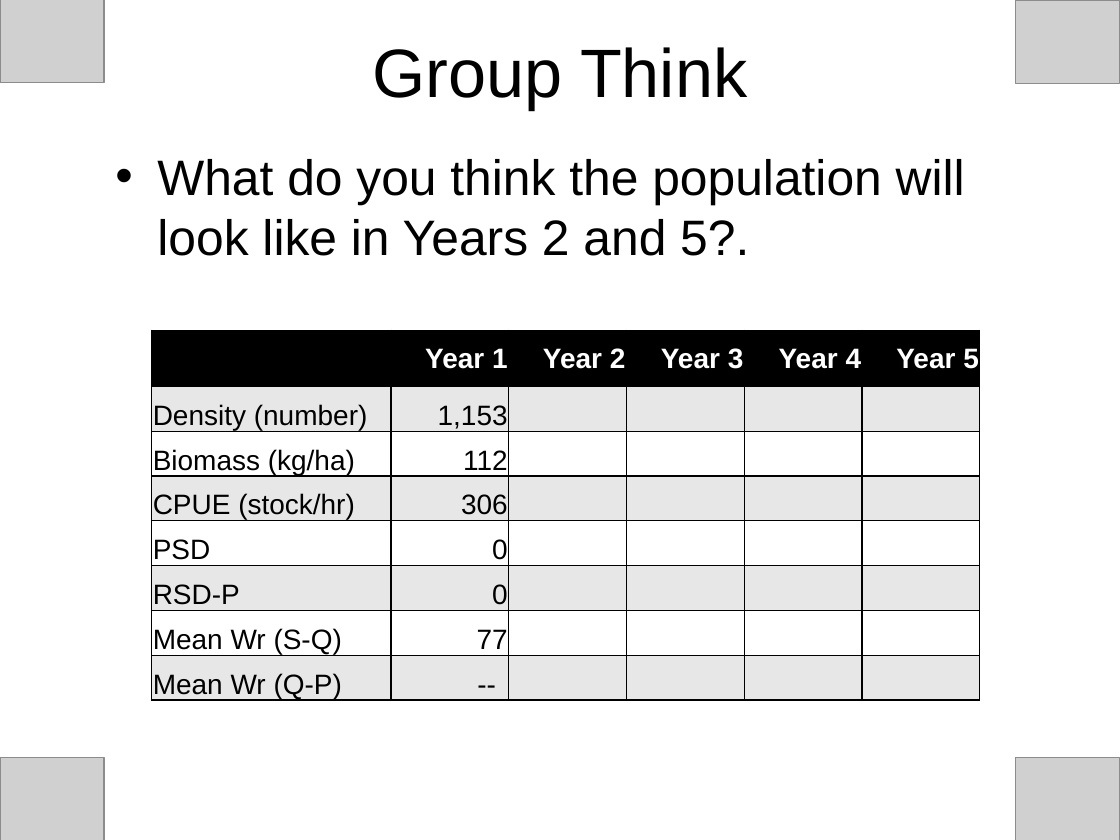
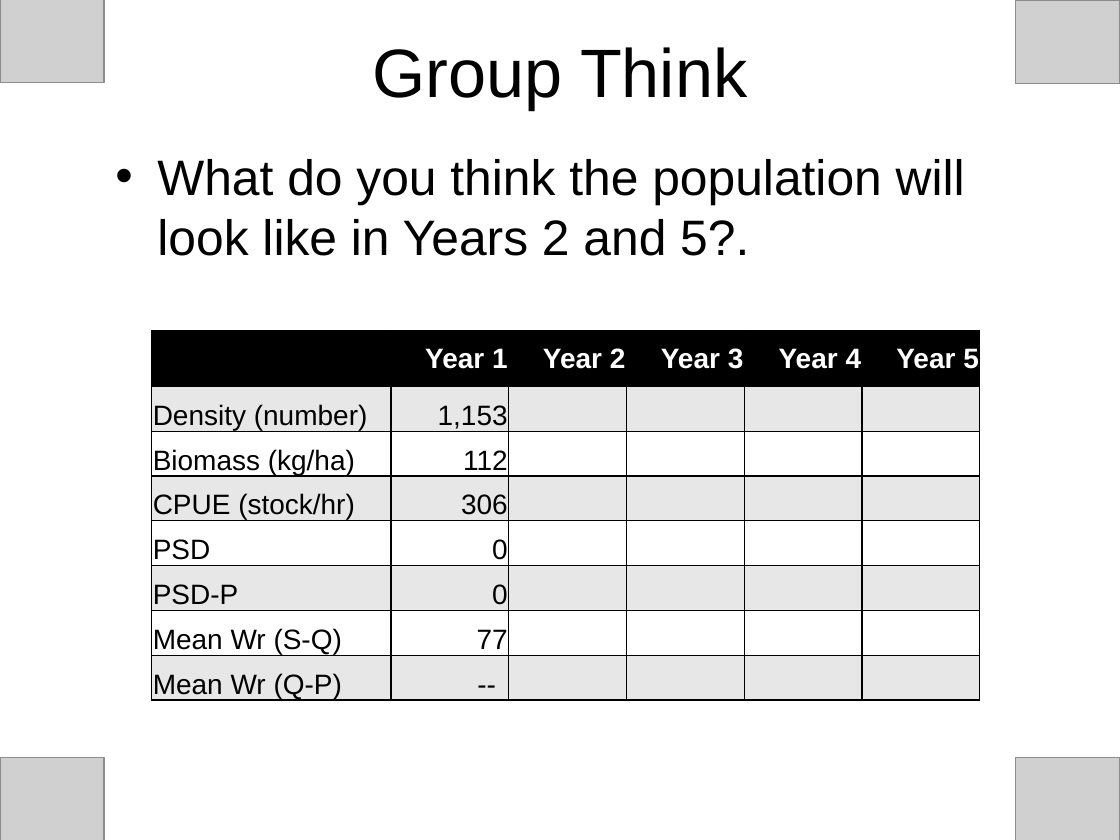
Before and after one commit to droglenc/NCNRS349, a slide deck: slide 6 of modules/MgmntSizeLimits/CE_SlotLimitEffectiveness.pptx. Drawn at 1120x840 pixels with LibreOffice and Linux fonts; fonts in the diff are those of the drawing; grey boxes stand for pictures. Boxes give left, top, right and bottom in pixels: in the first picture for what was removed or moved away, otherwise in the second. Text is boxed around its words. In the diff, an @@ line names an element or a change of style, - is before the commit and + after.

```diff
--- a/modules/MgmntSizeLimits/CE_SlotLimitEffectiveness.pptx
+++ b/modules/MgmntSizeLimits/CE_SlotLimitEffectiveness.pptx
@@ table at bbox=[152, 330, 980, 703] @@
-row 6, column 1: RSD-P
+row 6, column 1: PSD-P
```
Also in this commit, not shown: 3 other slides changed, 4 other files.
